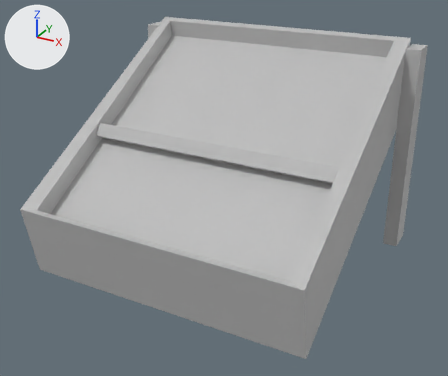
Renders of the FBX model Assets/UVModels/Market/market_foodStand.fbx from each side of a commit.
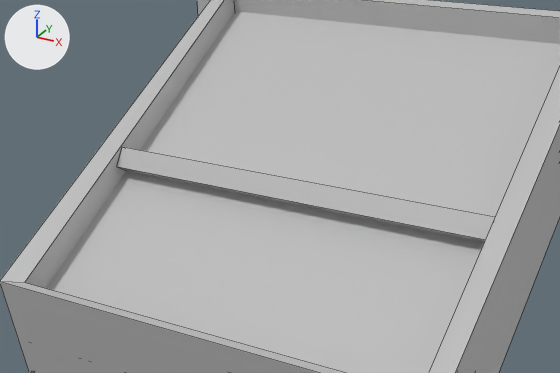
There are two pictures of each version: one whole from a 50 mm lens placed at (0.956, -2.134, 1.125), pointed at (0.025, -0.441, 0.278), one close up on the part from 5% to 85% of the width and 8% to 71% of the height. Lighting does not change. The marker at upper left points along +X, +Y and +Z. The close-ups show mesh edges as thin lines. Where no turn or scale is listed for an object, it has been applied to the vertices.
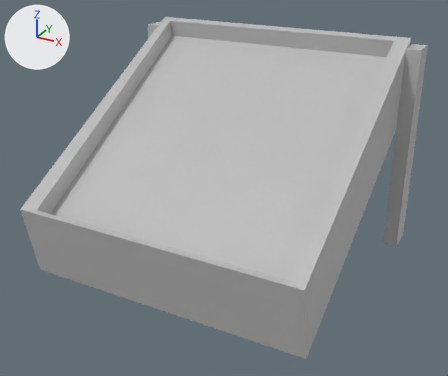
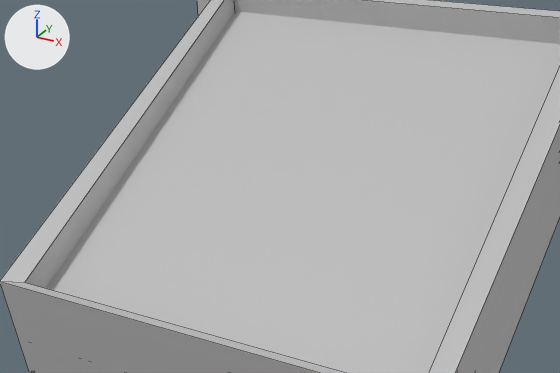
Edits to the scene script, one JSON object a line:
```json
{"block": "me_mesh", "where": "me_mesh.from_pydata(...)  # 46 vertices, 36 faces; spans x -0.54..0.54, y -0.862..0.049, z 0.0..0.75"}
{"block": "me_mesh", "where": "# used by ob_cube_001; location = (0.0, 0.0, 0.0)"}
{"block": "me_mesh", "change": "me_mesh part 1: the loose piece of 8 vertices spanning x -0.446..0.441, y -0.523..-0.287, z 0.278..0.452 is deleted"}
```

Location of each change, (x1, y1, x2, y2) in pixels of the close-ups (560 x 373 px):
```json
{"part": 1, "of": "me_mesh", "change": "deleted", "before": [117, 147, 495, 243]}
```
